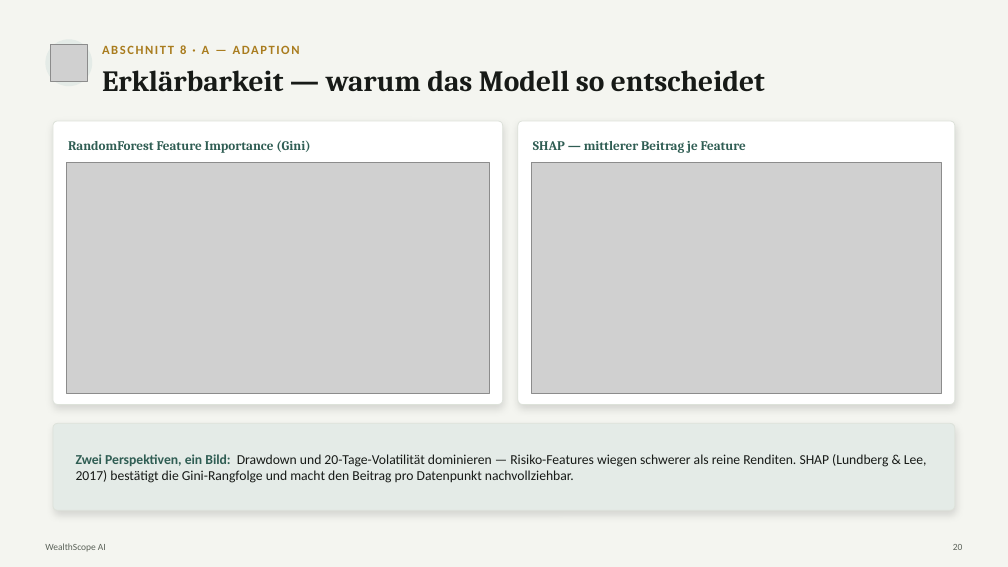
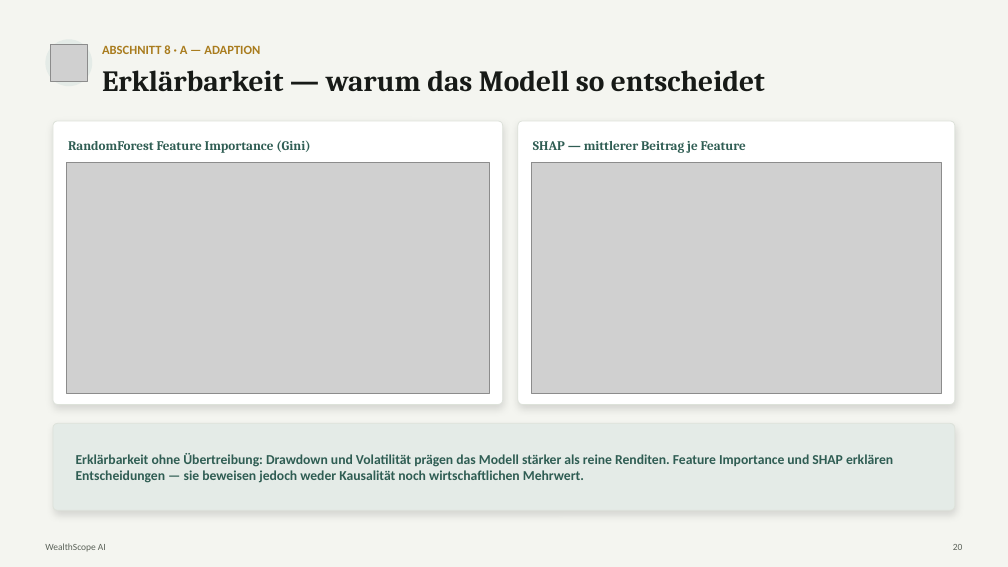
Before and after one commit to fedansoufiane-commits/forexscope-ai, a slide deck: slide 20 of Präsentation/WealthScope_Praesentation.pptx. Drawn at 1008x567 pixels with LibreOffice and Linux fonts; fonts in the diff are those of the drawing; grey boxes stand for pictures. Boxes give left, top, right and bottom in pixels: in the first picture for what was removed or moved away, otherwise in the second. Text is boxed around its words. In the diff, an @@ line names an element or a change of style, - is before the commit and + after.

```diff
--- a/Präsentation/WealthScope_Praesentation.pptx
+++ b/Präsentation/WealthScope_Praesentation.pptx
@@ text "ABSCHNITT 8 · A — ..." at bbox=[102, 45, 260, 54]: letter spacing 1.5 to 0 pt @@
@@ text at bbox=[76, 453, 893, 483]: text changed; text colour #171A17 to #2F5D53; bold on @@
-Zwei Perspektiven, ein Bild: Drawdown und 20-Tage-Volatilität dominieren — Risiko-Features wiegen schwerer als reine Renditen. SHAP (Lundberg & Lee, 2017) bestätigt die Gini-Rangfolge und macht den Beitrag pro Datenpunkt nachvollziehbar.
+Erklärbarkeit ohne Übertreibung: Drawdown und Volatilität prägen das Modell stärker als reine Renditen. Feature Importance und SHAP erklären Entscheidungen — sie beweisen jedoch weder Kausalität noch wirtschaftlichen Mehrwert.
```
Also in this commit, not shown: 29 other slides changed, 28 other files.
